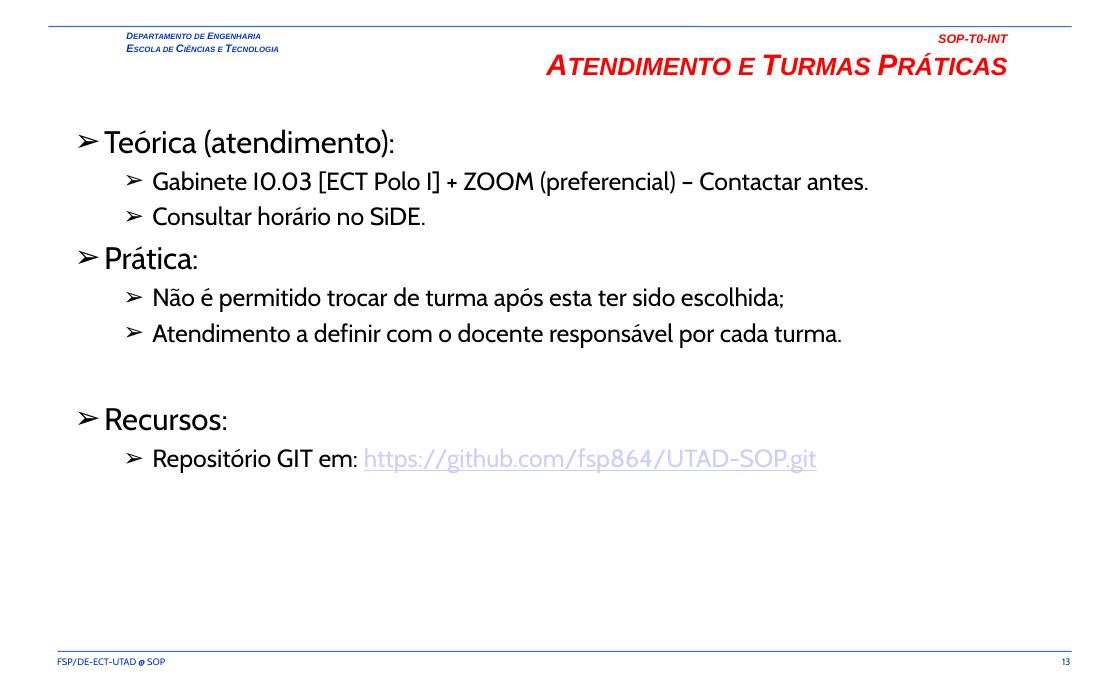
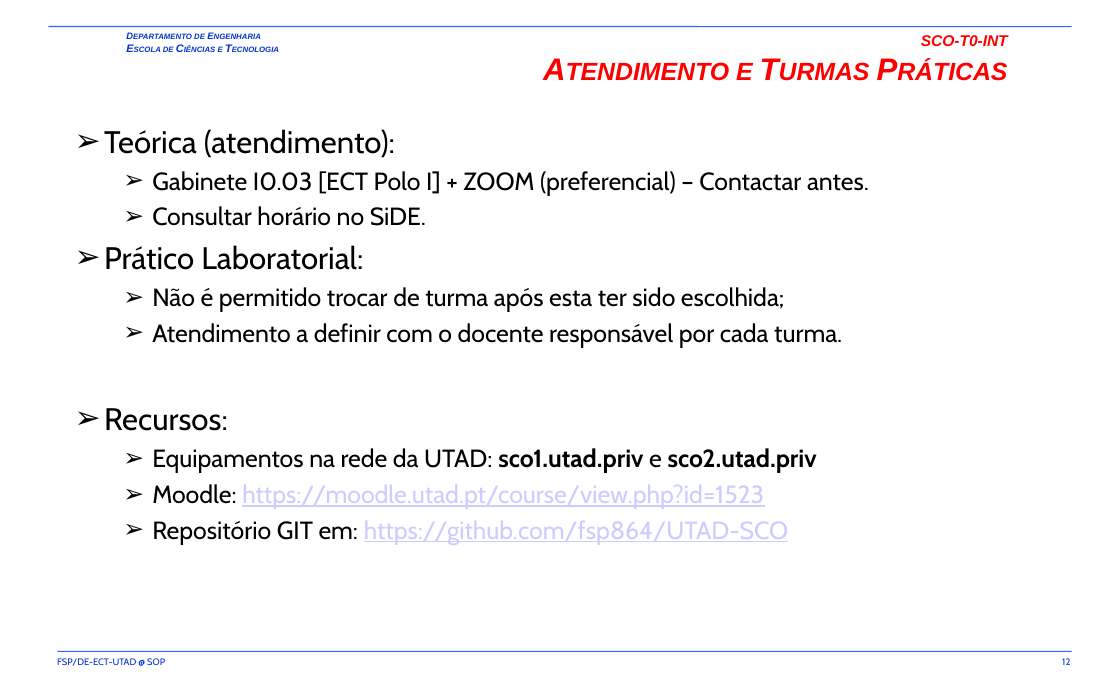
Before and after one commit to fsp864/UTAD-SCO, a slide deck: slide 12 of aulas/t/SCO-T0-INT.pptx (slide 13 before the commit). Drawn at 1120x700 pixels with LibreOffice and Linux fonts; fonts in the diff are those of the drawing; background and template pictures are left out. Boxes give left, top, right and bottom in pixels: in the first picture for what was removed or moved away, otherwise in the second. Text is boxed around its words. In the diff, an @@ line names an element or a change of style, - is before the commit and + after.

```diff
--- a/aulas/t/SCO-T0-INT.pptx
+++ b/aulas/t/SCO-T0-INT.pptx
@@ title at (x1=736, y1=35, x2=1008, y2=80): text changed; size 16 to 20 pt @@
-SOP-T0-INT
-ATENDIMENTO E TURMAS PRÁTICAS
+SCO-T0-INT
+Atendimento e Turmas Práticas
@@ text at (x1=104, y1=245, x2=363, y2=270): text changed @@
-➢ Prática:
+➢ Prático Laboratorial:
@@ text at (x1=152, y1=448, x2=817, y2=544): text changed @@
-  ➢ Repositório GIT em: https://github.com/fsp864/UTAD-SOP.git
+  ➢ Equipamentos na rede da UTAD: sco1.utad.priv e sco2.utad.priv
+  ➢ Moodle: https://moodle.utad.pt/course/view.php?id=1523
+  ➢ Repositório GIT em: https://github.com/fsp864/UTAD-SCO
```
Also in this commit, not shown: 11 other slides changed, 1 slide added, 3 slides removed, 1 other file.
